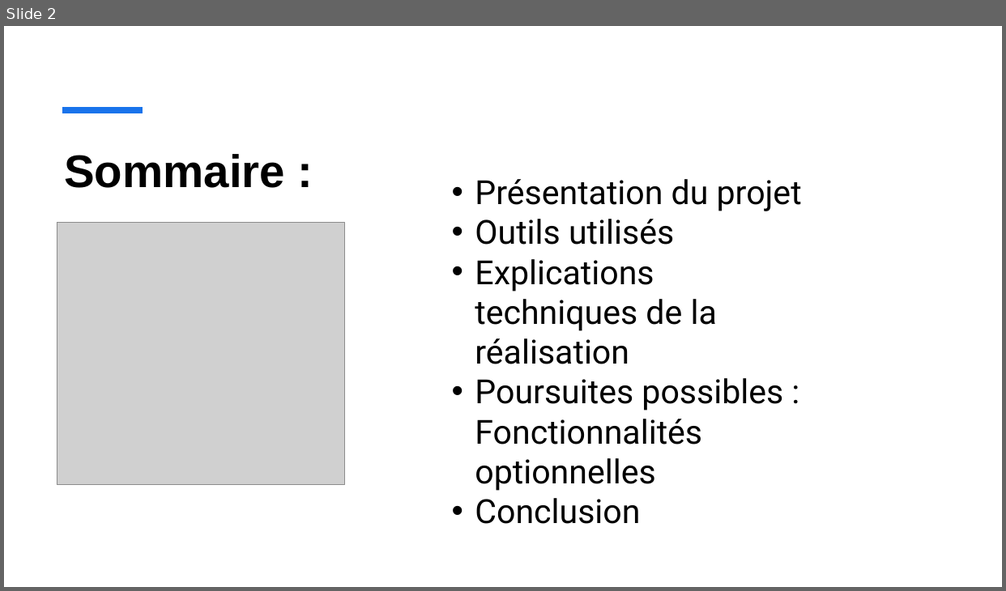
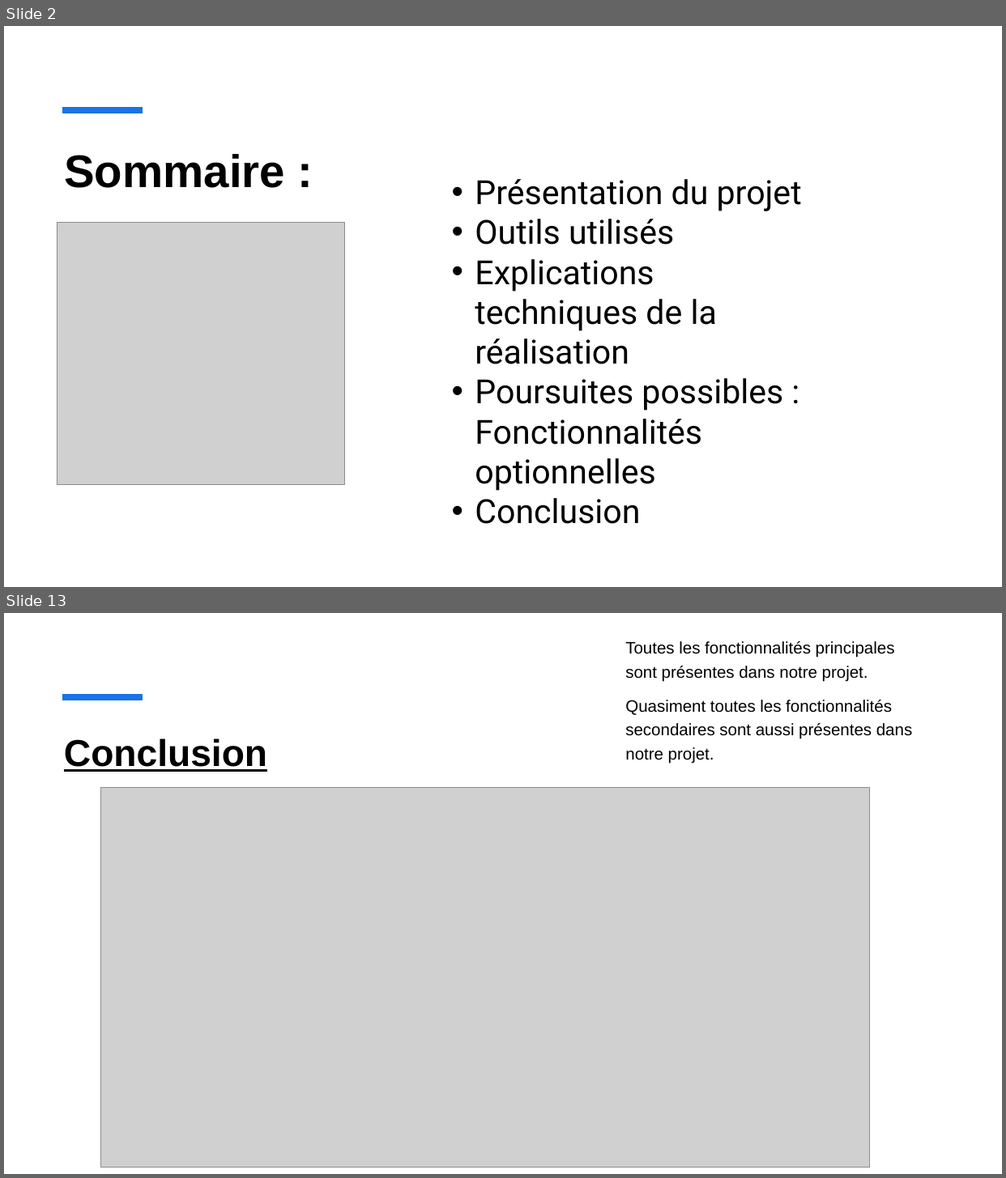
Before and after one commit to vento11b/mini-projet2, a slide deck: Présentation/TOKI.pptx. Shown one above the other, each under a label of ours: slide 2 before the commit, slides 2 and 13 after it; the slides between them are not shown. The pictures are 1006x591 and 1006x1178 pixels, drawn with LibreOffice and Linux fonts; fonts in the diff are those of the drawing; grey boxes stand for pictures. Boxes give left, top, right and bottom in pixels: in the first picture for what was removed or moved away, otherwise in the second. Text is boxed around its words. In the diff, an @@ line names an element or a change of style, - is before the commit and + after.

```diff
--- a/Présentation/TOKI.pptx
+++ b/Présentation/TOKI.pptx
@@ slide 13 added at (4,613,1002,1174), background #FFFFFF @@
@@ text added at (625,641,912,764), 16 pt, text #000000 @@
+Toutes les fonctionnalités principales sont présentes dans notre projet.
+Quasiment toutes les fonctionnalités secondaires sont aussi présentes dans notre projet.
@@ line added from (62, 697) to (143, 697), #1973EB 6 pt @@
@@ title added at (64,739,267,772), 36 pt, text #000000, bold, underline @@
+Conclusion
@@ picture added at (100,787,870,1168) @@
```
Also in this commit, not shown: 7 slides changed, 4 other slides added, 1 slide removed, 1 other file.
